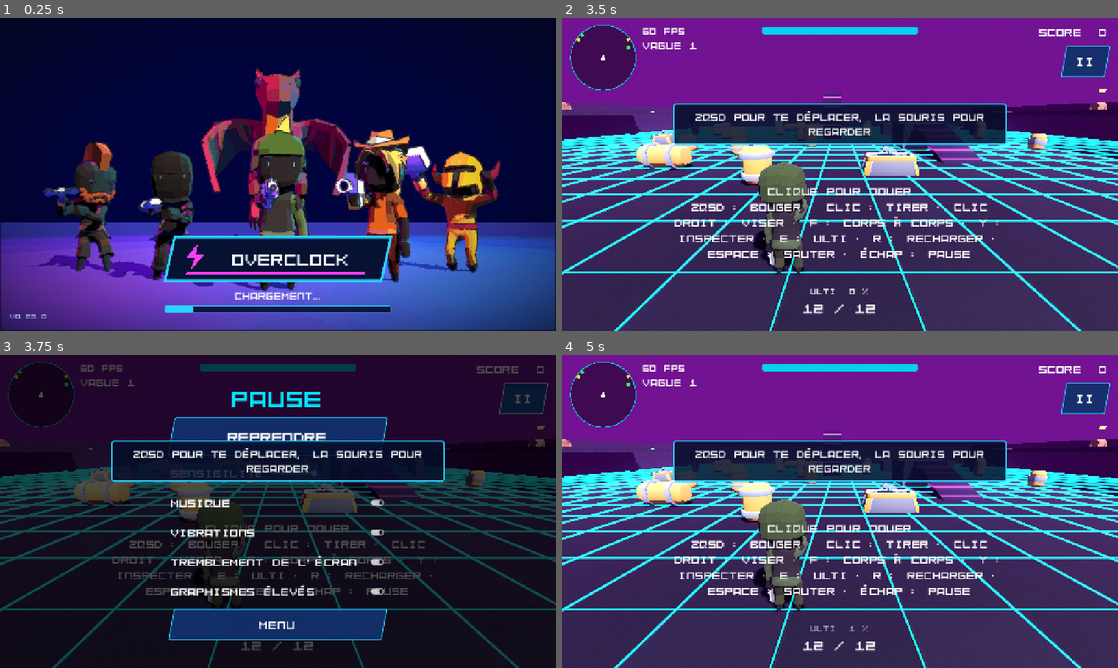
Above: before the commit, frames 1-4 (two rows, left to right).
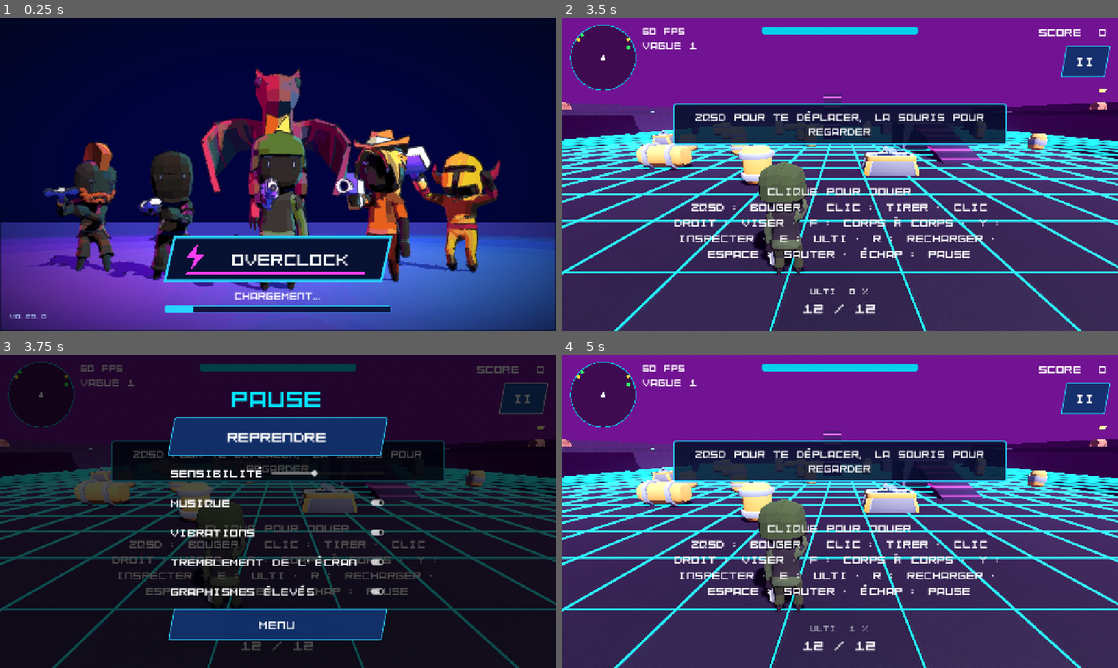
Above: after the commit, the same moments.

Repository: mariusortiz/overclock
Game: Godot game, scene res://scenes/loading.tscn
Same seed, same stepped clock (60 frames per second), same inputs: the game is played once before the commit and once after it.
Inputs (mouse positions are in pixels of both pictures, inside the frame that each line leads up to):
- Up to frame 1 (0.25 s): no input
- Up to frame 2 (3.5 s): tap Enter at 0.5, 2 s; move the mouse to (962, 158) at 0.52 s; hold D (move_right) 0.53-1.25 s; tap Y (inspect) at 0.6 s; click (962, 158) at 0.67 s; tap Space (jump) at 0.77, 1.25 s; drag from (728, 190) to (812, 237) at 1.27 s; move the mouse to (895, 105) at 2.02 s; hold D (move_right) 2.03-2.75 s; tap E (ultimate) at 2.1 s; click "JOUER" at 2.75 s
- Up to frame 3 (3.75 s): click "II" at 3.5 s
- Up to frame 4 (5 s): click "REPRENDRE" at 4.25 s

Frames 1-2 are identical in both runs. In frame 3, 4.7% of the frame differs, in the area x 20-80%, y 27-41%; in frame 4, nothing differs.

Commit message:
Tutorial hint under the pause menu and the choice panels
Co-Authored-By: Claude Opus 5.5 <noreply@anthropic.com>
Claude-Session: https://claude.ai/code/session_01TMrhLU8C9hMQ3DU14F1G1z

Diff:
--- a/scripts/hud.gd
+++ b/scripts/hud.gd
@@ -239,6 +239,8 @@
 	_hint.mouse_filter = Control.MOUSE_FILTER_IGNORE
 	_hint.modulate.a = 0.0
 	add_child(_hint)
+	# Under the choice panels and the pause menu, which dim everything behind them.
+	move_child(_hint, pause_menu.get_index())
 
 
 ## First beat of the death sequence: big title over the slowed-down game.
